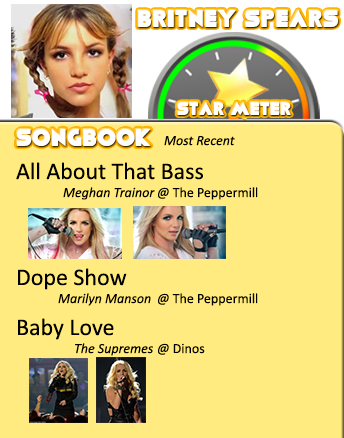
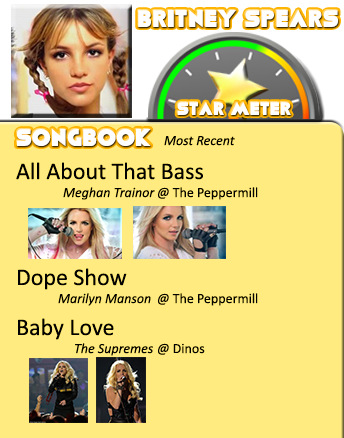
Revision of a layered (344, 438) image; what changed, layer by layer:
pixels changed over [11, 4, 325, 124] (layer not identified)
